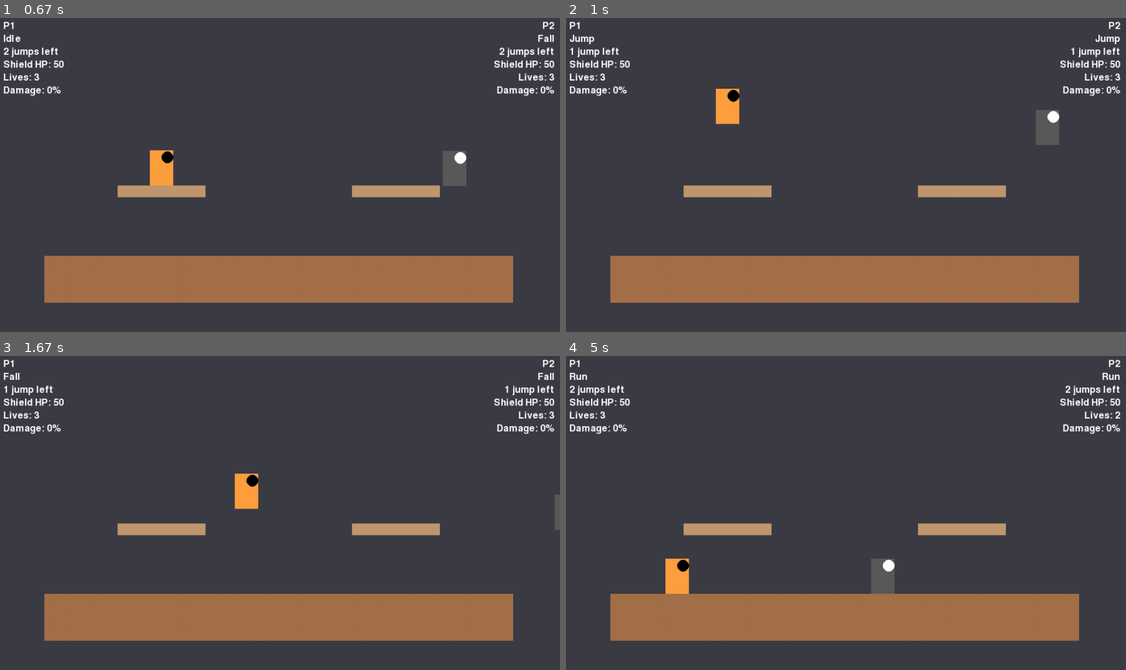
Above: before the commit, frames 1-4 (two rows, left to right).
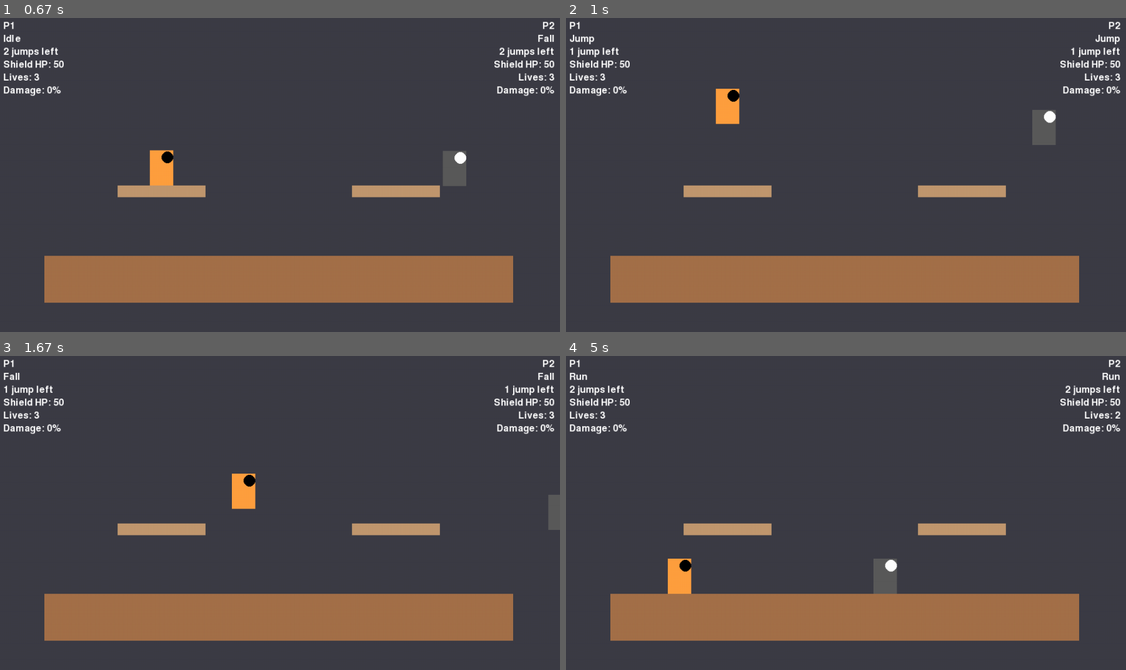
Above: after the commit, the same moments.

Repository: avidrucker/pycats
Game: pygame game, started from pycats/game.py
Same seed, same stepped clock (60 frames per second), same inputs: the game is played once before the commit and once after it.
Inputs:
- Up to frame 1 (0.67 s): hold Right from 0.33 s (still down)
- Up to frame 2 (1 s): release Right at 0.8 s; hold Up from 0.83 s (still down); hold W from 0.83 s (still down)
- Up to frame 3 (1.67 s): release Up at 1.13 s; release W at 1.13 s; hold Right 1.17-1.63 s; hold D 1.17-1.63 s
- Up to frame 4 (5 s): hold Left 1.67-2.2 s; hold A 1.67-2.2 s; hold Left 2.57-2.97 s; hold A 2.57-2.97 s; hold Up 3-3.37 s; hold W 3-3.37 s; hold Right 3.4-4.03 s; hold D 3.4-4.03 s; hold Down 4.07-4.43 s; hold S 4.07-4.43 s; hold Left 4.47-4.93 s; hold A 4.47-4.93 s; hold Right from 4.97 s (still down); hold D from 4.97 s (still down)

Frame 1 is identical in both runs. In frame 2, 0.2% of the frame differs, in the area x 83-89%, y 29-41%; in frame 3, 0.3%, in the area x 41-99%, y 37-56%; in frame 4, 0.3%.

Commit message:
refactor out movement, physics from player, feat air friction

Diff:
--- a/pycats/config.py
+++ b/pycats/config.py
@@ -29,6 +29,8 @@
 JUMP_VEL = -13
 DODGE_FRAMES = 15
 MAX_JUMPS = 2  # single + double
+GROUND_FRICTION = 0.2
+AIR_FRICTION = 0.05
 
 # ---------------- combat / attacks ----------------
 #### TODO: implement variable attack lifetimes, attack sizes, attack colors, and hit damage, save each attack into a dictionary with the attack name as the key
--- /dev/null
+++ b/pycats/core/physics.py
@@ -0,0 +1,94 @@
+# pycats/core/physics.py
+from __future__ import annotations
+
+from typing import Tuple, Optional
+import pygame as pg # type: ignore
+
+# Read tuning constants from config once
+from ..config import (
+    GRAVITY,
+    MAX_FALL_SPEED,
+    GROUND_FRICTION,
+    AIR_FRICTION,
+)
+
+# ------------------------------------------------------------------ vertical
+
+def apply_gravity(vel: pg.Vector2) -> pg.Vector2:
+    """
+    Add gravity but never let velocity exceed MAX_FALL_SPEED.
+    Returns the *same* Vector2 (mutated) for chaining.
+    """
+    vel.y = min(vel.y + GRAVITY, MAX_FALL_SPEED)
+    return vel
+
+
+def move_rect(rect: pg.Rect, vel: pg.Vector2) -> None:
+    """Translate rect by vel (in-place)."""
+    rect.x += vel.x
+    rect.y += vel.y
+
+
+def solve_vertical(
+    actor: pg.Rect,
+    vel: pg.Vector2,
+    platforms,
+    press_down: bool,
+    drop_platform: Optional[pg.sprite.Sprite],
+) -> Tuple[pg.Vector2, bool, Optional[pg.sprite.Sprite]]:
+    """
+    Resolve vertical collisions against a list of platforms.
+
+    Returns (new_vel, on_ground, new_drop_platform)
+    Pure maths: no Player-specific references.
+    """
+    on_ground = False
+    new_drop = drop_platform
+
+    if drop_platform and actor.top > drop_platform.rect.bottom:
+        new_drop = None  # we fell through it
+
+    def x_overlap(a: pg.Rect, b: pg.Rect) -> bool:
+        return a.right > b.left and a.left < b.right
+
+    landing = None
+    for p in platforms:
+        if p is new_drop:
+            continue
+
+        overlap = actor.colliderect(p.rect)
+        flush   = actor.bottom == p.rect.top and vel.y >= 0 and x_overlap(actor, p.rect)
+        if not (overlap or flush):
+            continue
+
+        if p.thin:
+            from_above = vel.y >= 0 and actor.bottom - vel.y <= p.rect.top
+            if from_above and not press_down:
+                landing = p
+        else:
+            if vel.y >= 0 and actor.bottom - vel.y <= p.rect.top:
+                landing = p
+            elif vel.y < 0 and actor.top - vel.y >= p.rect.bottom:
+                actor.top = p.rect.bottom
+                vel.y = 0
+
+    if landing:
+        actor.bottom = landing.rect.top
+        vel.y = 0
+        on_ground = True
+        if landing.thin and press_down:
+            new_drop = landing
+
+    return vel, on_ground, new_drop
+
+# ----------------------------------------------------------------- horizontal
+
+def apply_horizontal_friction(
+    vel: pg.Vector2, on_ground: bool, factor_ground: float = GROUND_FRICTION
+) -> pg.Vector2:
+    """
+    Multiply vel.x by ground- or air-friction factor.
+    """
+    factor = factor_ground if on_ground else AIR_FRICTION
+    vel.x = int(vel.x * factor)
+    return vel
--- a/pycats/entities/player.py
+++ b/pycats/entities/player.py
@@ -35,9 +35,6 @@
 import math
 from enum import Enum, auto
 from ..config import (
-    GRAVITY,
-    MAX_FALL_SPEED,
-    MOVE_SPEED,
     JUMP_VEL,
     MAX_JUMPS,
     SCREEN_WIDTH,
@@ -49,6 +46,8 @@
     RESPAWN_DELAY_FRAMES,
 )
 from .attack import Attack
+from ..core.physics import apply_gravity, move_rect, solve_vertical
+from ..systems.movement import step_horizontal
 
 
 class PState(Enum):
@@ -166,14 +165,26 @@
             if self.dodge_timer == 0 and self.state == PState.DODGE:
                 self.state = PState.FALL if not self.on_ground else PState.IDLE
 
+        was_airborne = not self.on_ground
+
         # input / movement / state logic --------------------------------------
         if self.state != PState.DODGE:
             self.handle_actions(input_frame, attack_group)
             self.handle_move(held)
 
         # physics ---------------------------------------------------
-        self.apply_gravity()
-        self.vertical_collision(platforms, held)
+        apply_gravity(self.vel)
+        move_rect(self.rect, self.vel)
+        self.vel, self.on_ground, self.drop_platform = solve_vertical(
+            self.rect,
+            self.vel,
+            platforms,
+            self._pressed(held, "down"),
+            self.drop_platform,
+        )
+
+        if self.on_ground and was_airborne:
+            self.jumps_remaining = MAX_JUMPS
 
         # automatic state transitions ------------------------------
         if self.state not in (PState.SHIELD, PState.DODGE):
@@ -188,20 +199,17 @@
         return self.controls[name] in key_set
 
     # horizontal input movement
-    def handle_move(self, held_keys):
-        if self.state == PState.SHIELD:
-            self.vel.x = 0
-            return
-
-        #### TODO: implement per character friction
-        #### TODO: implement platform type friction modifier
-        self.vel.x = int(self.vel.x * 0.75)  # apply friction
-        if self._pressed(held_keys, "left"):
-            self.vel.x = -MOVE_SPEED
-            self.facing_right = False
-        if self._pressed(held_keys, "right"):
-            self.vel.x = MOVE_SPEED
-            self.facing_right = True
+    #### TODO: implement per character friction
+    #### TODO: implement platform type friction modifier
+    def handle_move(self, keys):
+        self.vel, self.facing_right = step_horizontal(
+            self.vel,
+            self.facing_right,
+            self.on_ground,
+            self._pressed(keys, "left"),
+            self._pressed(keys, "right"),
+            locked=self.state == PState.SHIELD,
+        )
 
     # actions
     def handle_actions(self, input_frame, attack_group):
--- /dev/null
+++ b/pycats/systems/movement.py
@@ -0,0 +1,36 @@
+# pycats/systems/movement.py
+from typing import Tuple
+import pygame as pg # type: ignore
+
+from ..config import MOVE_SPEED
+from ..core.physics import apply_horizontal_friction
+
+def step_horizontal(
+    vel: pg.Vector2,
+    facing_right: bool,
+    on_ground: bool,
+    press_left: bool,
+    press_right: bool,
+    locked: bool = False,
+) -> Tuple[pg.Vector2, bool]:
+    """
+    • Applies friction (ground or air) first.
+    • If BOTH left & right are pressed → inputs cancel out.
+    • Returns (new_vel, new_facing_right).
+    """
+    # 1) friction
+    apply_horizontal_friction(vel, on_ground)
+
+    # 2) cancel out opposite inputs
+    if press_left and press_right:
+        return vel, facing_right
+
+    if not locked:
+        if press_left:
+            vel.x = -MOVE_SPEED
+            facing_right = False
+        elif press_right:
+            vel.x = MOVE_SPEED
+            facing_right = True
+
+    return vel, facing_right
